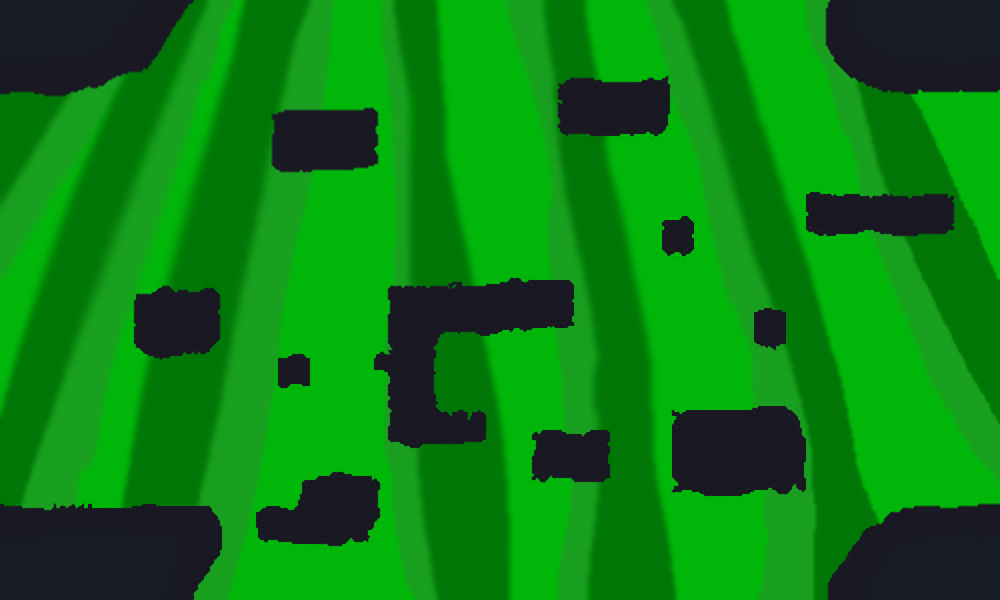
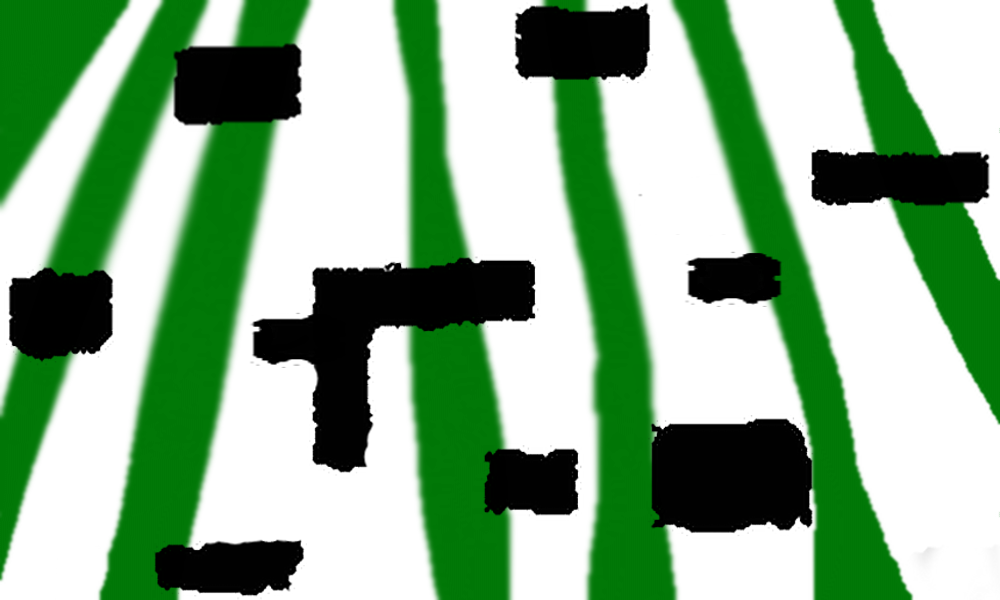
Before/after of a 1000px x 600px layered artwork. What changed in the layer stack:
added layer "Transformation" above "hitzones" over [4, 0, 1000, 600]
hid "greyrock" over [0, 0, 1000, 600]
painted on "blackrock" over [0, 0, 1000, 600]
hid "midgreen" over [0, 0, 1000, 600]
hid "lightgreen" over [0, 0, 1000, 600]
